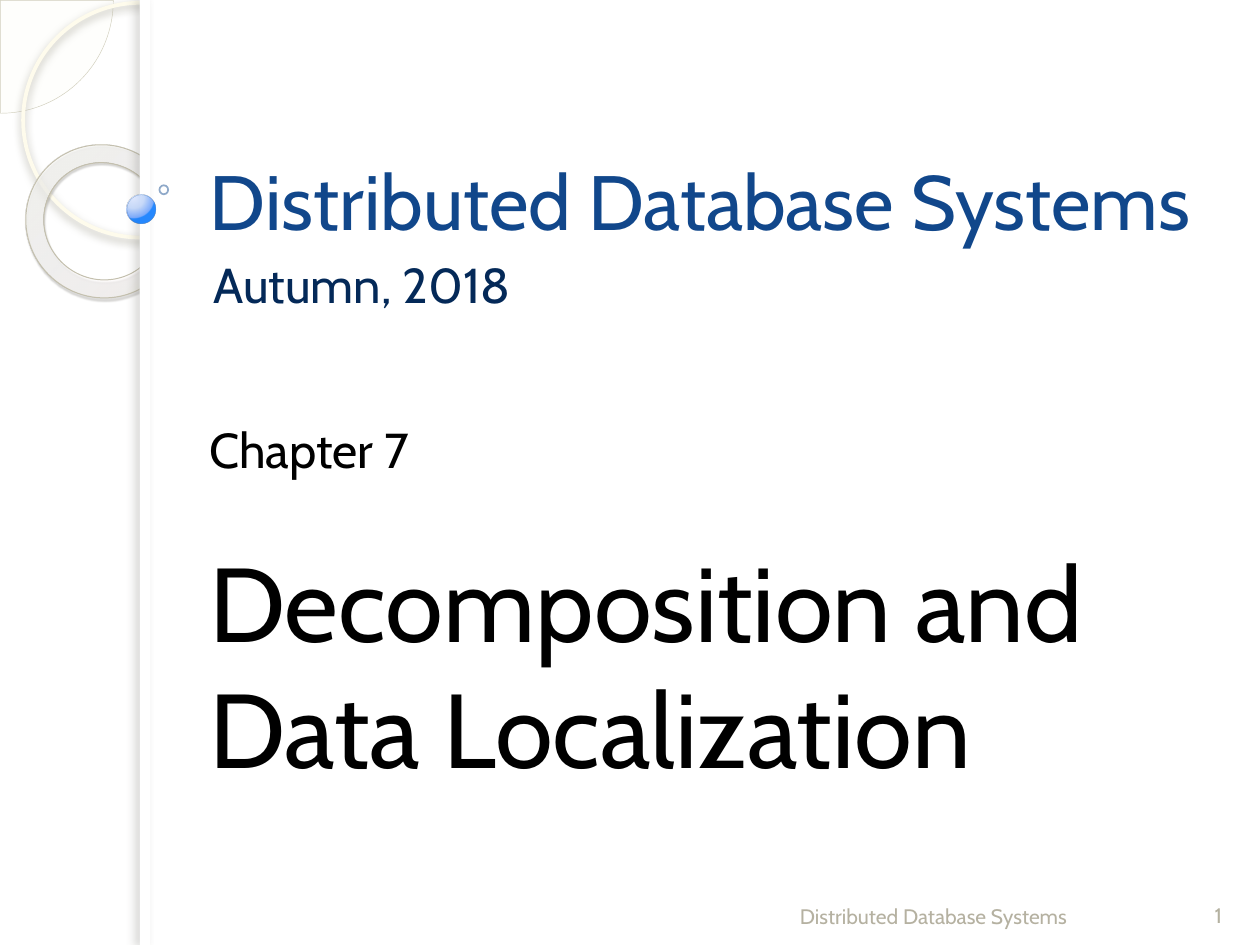
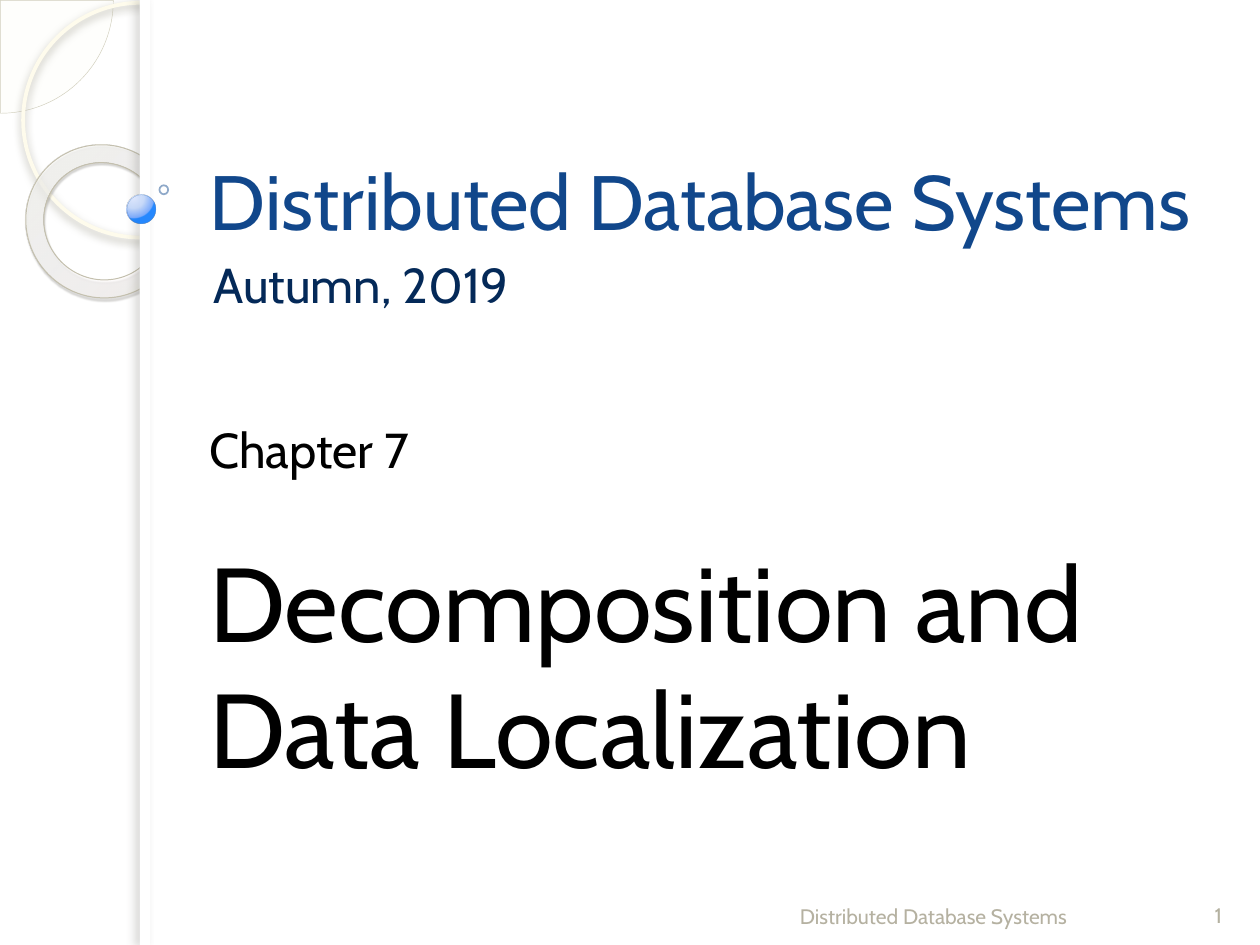
Before and after one commit to fanju1984/ddb, a slide deck: slide 1 of Fall_2019/Slides/04-Query_Decomposition_and_Localization.pptx. Drawn at 1260x945 pixels with LibreOffice and Linux fonts; fonts in the diff are those of the drawing; background and template pictures are left out. Boxes give left, top, right and bottom in pixels: in the first picture for what was removed or moved away, otherwise in the second. Text is boxed around its words. In the diff, an @@ line names an element or a change of style, - is before the commit and + after.

```diff
--- a/Fall_2019/Slides/04-Query_Decomposition_and_Localization.pptx
+++ b/Fall_2019/Slides/04-Query_Decomposition_and_Localization.pptx
@@ subtitle at [214, 268, 509, 308]: text changed @@
-Autumn, 2018
+Autumn, 2019
```
Also in this commit, not shown: 7 other files.
